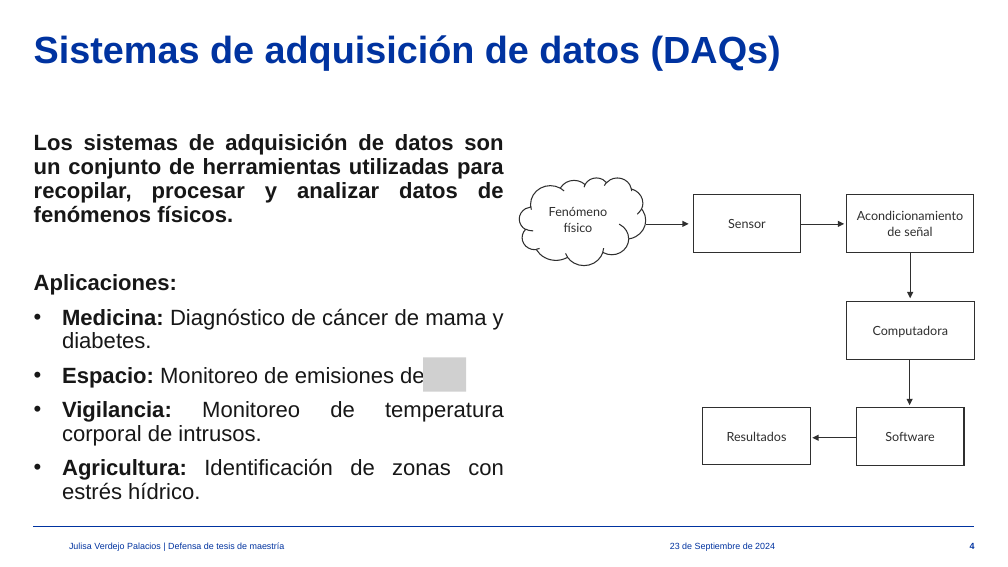
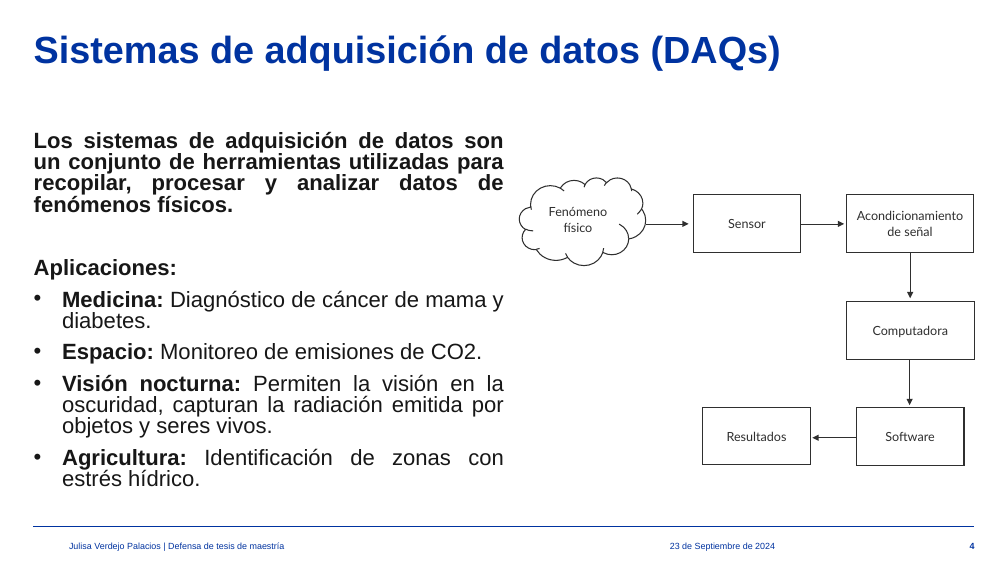
Before and after one commit to julisaverdejo/tesis_maestria, a slide deck: slide 4 of presentacion/presentacion_maestria.pptx. Drawn at 1008x567 pixels with LibreOffice and Linux fonts; fonts in the diff are those of the drawing; grey boxes stand for pictures; background and template pictures are left out. Boxes give left, top, right and bottom in pixels: in the first picture for what was removed or moved away, otherwise in the second. Text is boxed around its words. In the diff, an @@ line names an element or a change of style, - is before the commit and + after.

```diff
--- a/presentacion/presentacion_maestria.pptx
+++ b/presentacion/presentacion_maestria.pptx
@@ text at [34, 131, 504, 487]: line spacing 0.9 to 0.8 @@
@@ text at [62, 343, 504, 438]: text changed @@
-• Espacio: Monitoreo de emisiones de
-• Vigilancia: Monitoreo de temperatura corporal de intrusos.
+• Espacio: Monitoreo de emisiones de CO2.
+• Visión nocturna: Permiten la visión en la oscuridad, capturan la radiación emitida por objetos y seres vivos.
@@ picture removed at [423, 358, 467, 392] @@
```
Also in this commit, not shown: 11 other slides changed, 3 other files.
